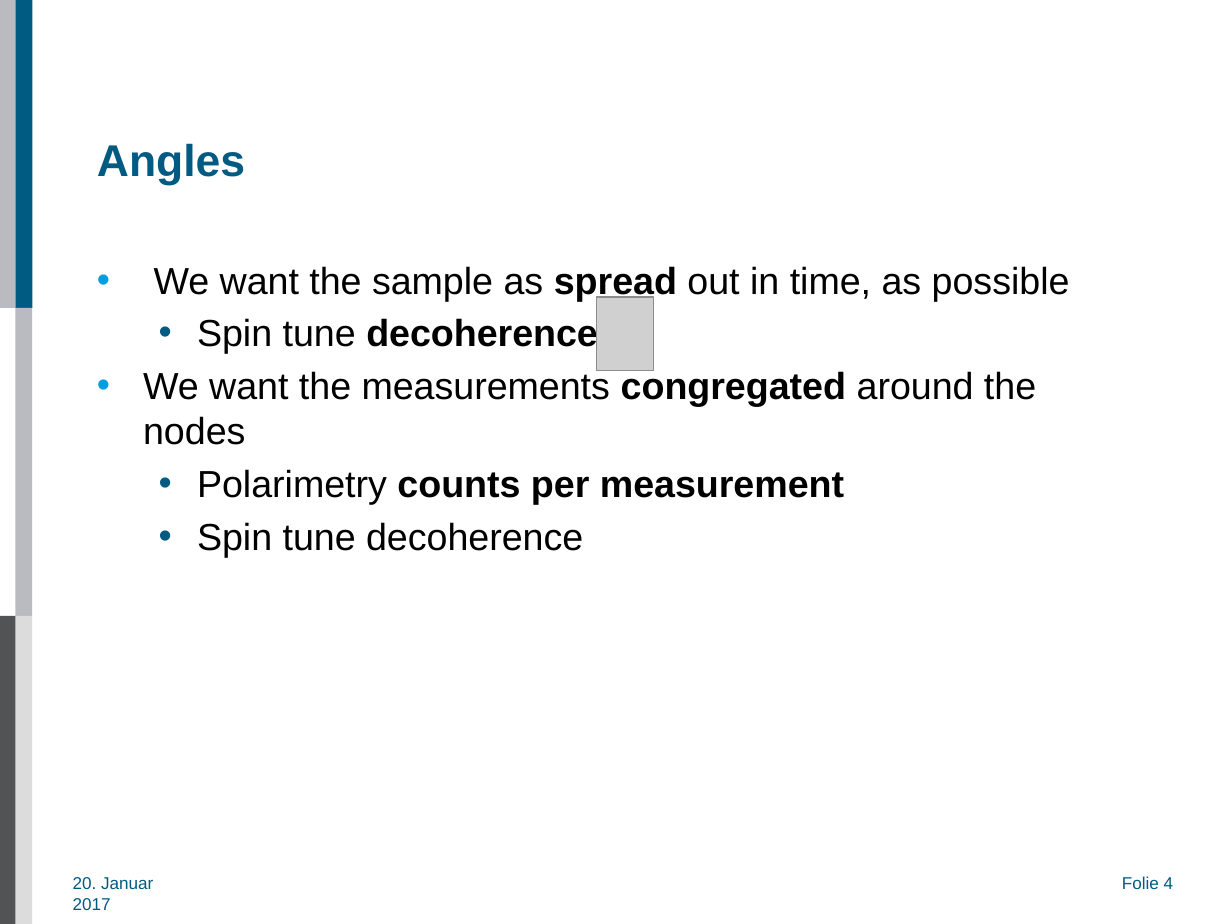
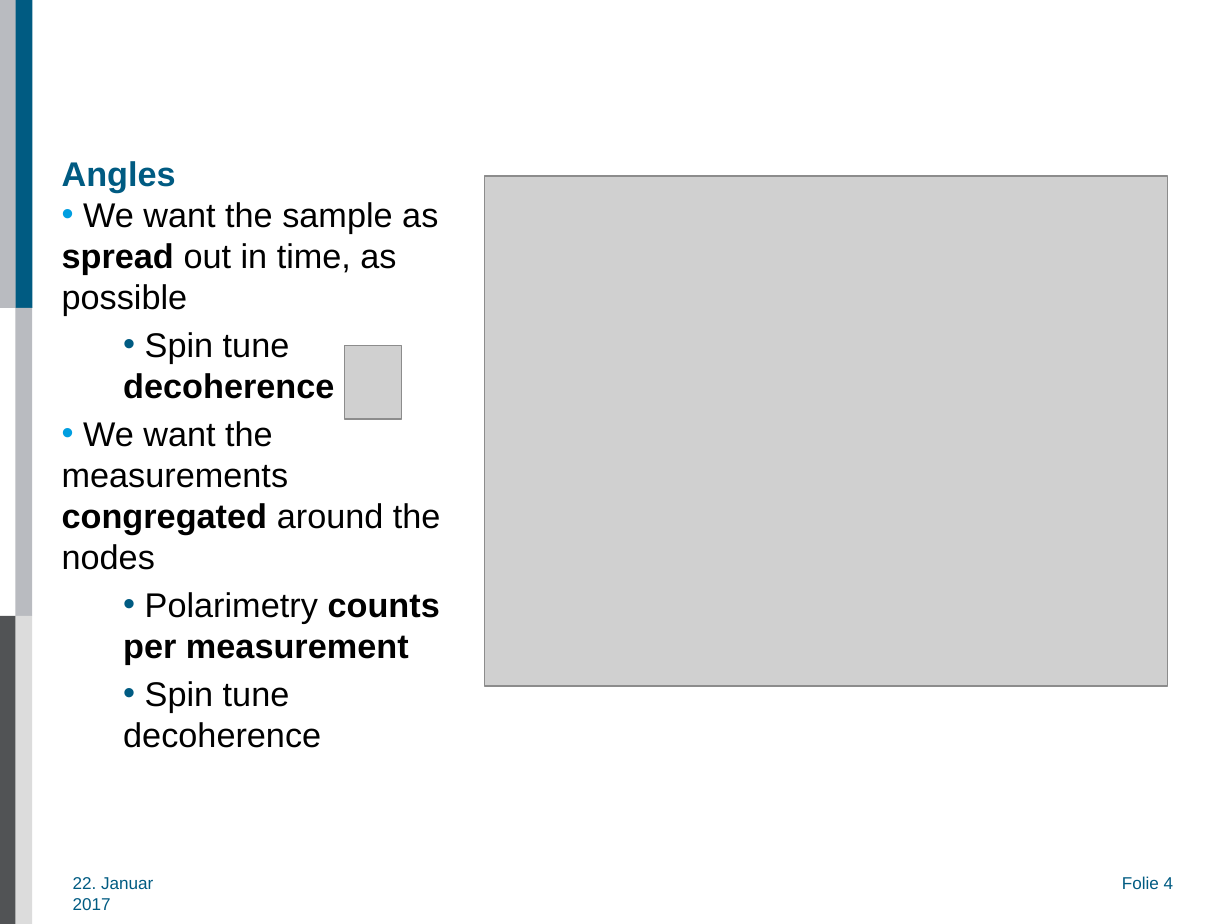
Before and after one commit to AlexAksentyev/EDM, a slide deck: slide 4 of MEPhI/TradAccConf17_Presentation.pptx. Drawn at 1232x924 pixels with LibreOffice and Linux fonts; fonts in the diff are those of the drawing; grey boxes stand for pictures; background and template pictures are left out. Boxes give left, top, right and bottom in pixels: in the first picture for what was removed or moved away, otherwise in the second. Text is boxed around its words. In the diff, an @@ line names an element or a change of style, - is before the commit and + after.

Commit message:
Presentation; spread info, stat table

```diff
--- a/MEPhI/TradAccConf17_Presentation.pptx
+++ b/MEPhI/TradAccConf17_Presentation.pptx
@@ title "Angles" moved from (x1=97, y1=143, x2=245, y2=186) to (x1=62, y1=161, x2=176, y2=192) @@
@@ title "Angles" at (x1=62, y1=161, x2=176, y2=192): size 26 to 20 pt; vertical alignment middle to bottom @@
@@ picture added at (x1=484, y1=176, x2=1168, y2=686) @@
@@ text "We want the sample as ..." moved from (x1=143, y1=266, x2=1070, y2=557) to (x1=62, y1=202, x2=441, y2=748) @@
@@ text "We want the sample as ..." at (x1=62, y1=202, x2=441, y2=748): size 22 to 20 pt; indent changed @@
@@ picture removed at (x1=596, y1=297, x2=653, y2=371) @@
@@ picture added at (x1=345, y1=346, x2=402, y2=420) @@
@@ text at (x1=73, y1=877, x2=153, y2=910): text changed @@
-20. Januar 2017
+22. Januar 2017
```
Also in this commit, not shown: 4 other slides changed, 1 slide added, 1 slide removed, 9 other files.
